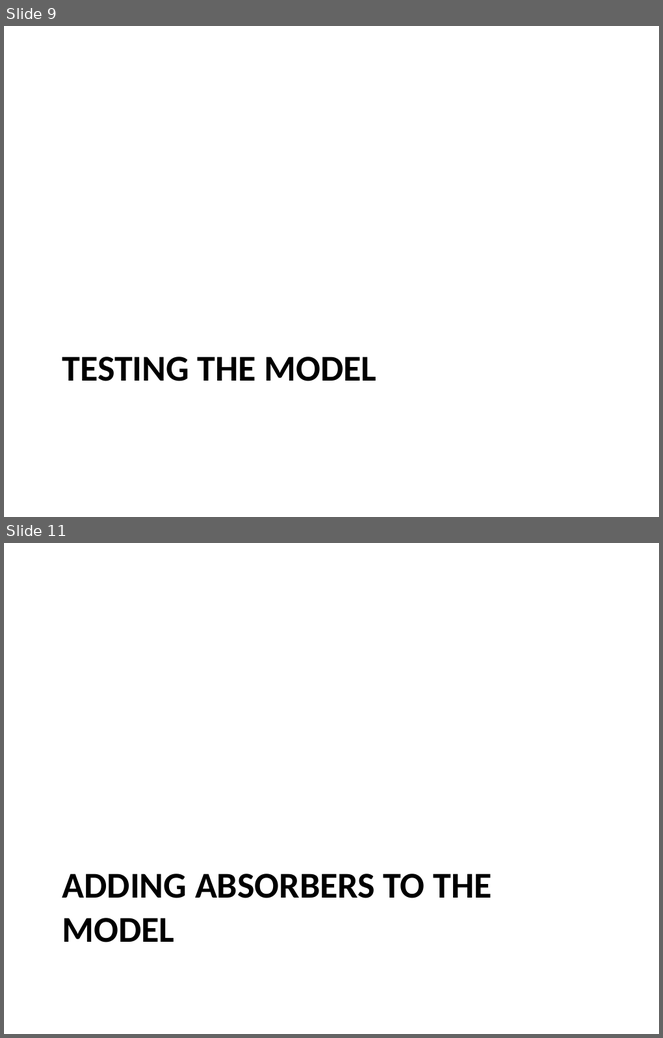
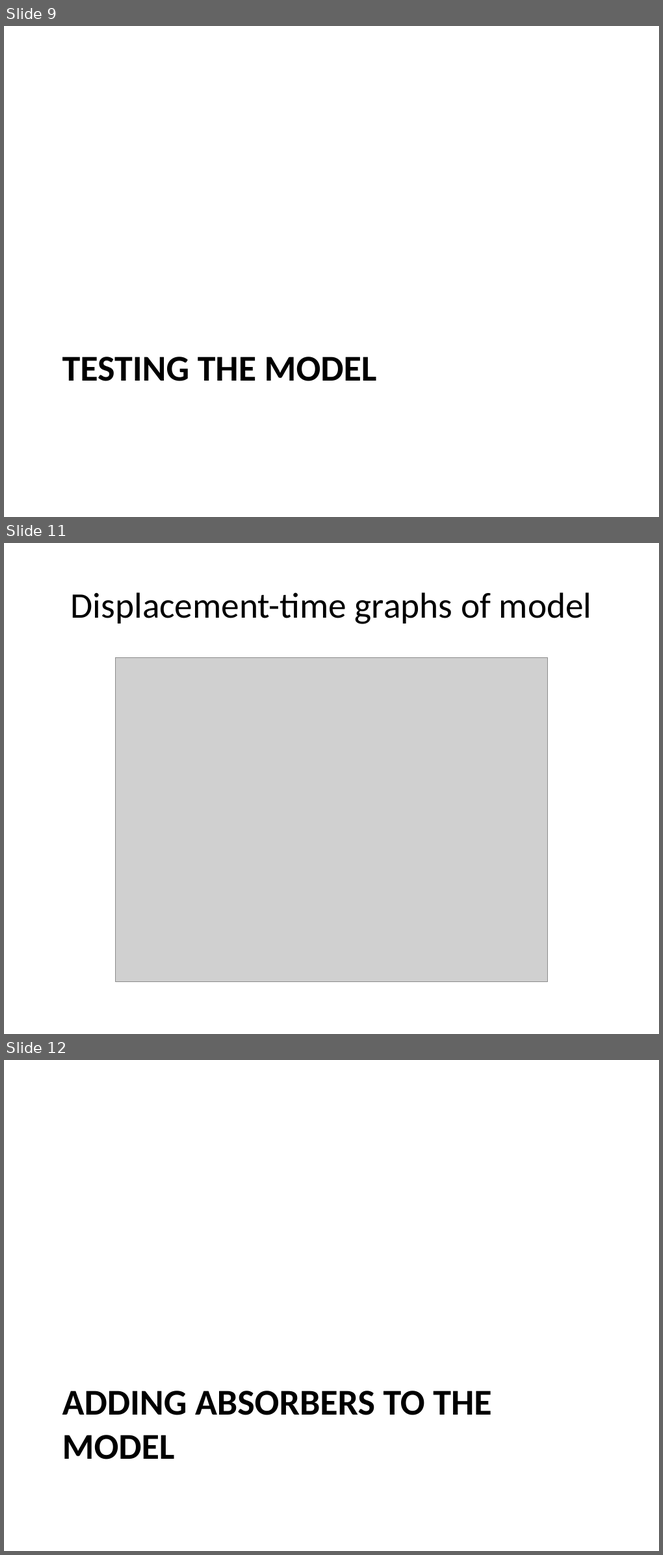
Before and after one commit to eric-wieser/cued-icw, a slide deck: powerpoint.pptx. Shown one above the other, each under a label of ours: slides 9 and 11 before the commit, slides 9, 11 and 12 after it; the slides between them are not shown. The pictures are 663x1038 and 663x1555 pixels, drawn with LibreOffice and Linux fonts; fonts in the diff are those of the drawing; grey boxes stand for pictures. Boxes give left, top, right and bottom in pixels: in the first picture for what was removed or moved away, otherwise in the second. Text is boxed around its words. In the diff, an @@ line names an element or a change of style, - is before the commit and + after.

```diff
--- a/powerpoint.pptx
+++ b/powerpoint.pptx
@@ slide 11 added at bbox=[4, 543, 659, 1034], background #FFFFFF @@
@@ title added at bbox=[71, 592, 592, 624], 39.6 pt, text #000000 @@
+Displacement-time graphs of model
@@ picture added at bbox=[115, 657, 548, 982] @@
@@ what was slide 11 is now slide 12 @@
```
Also in this commit, not shown: 6 slides changed, 7 other slides added, 2 slides removed.
